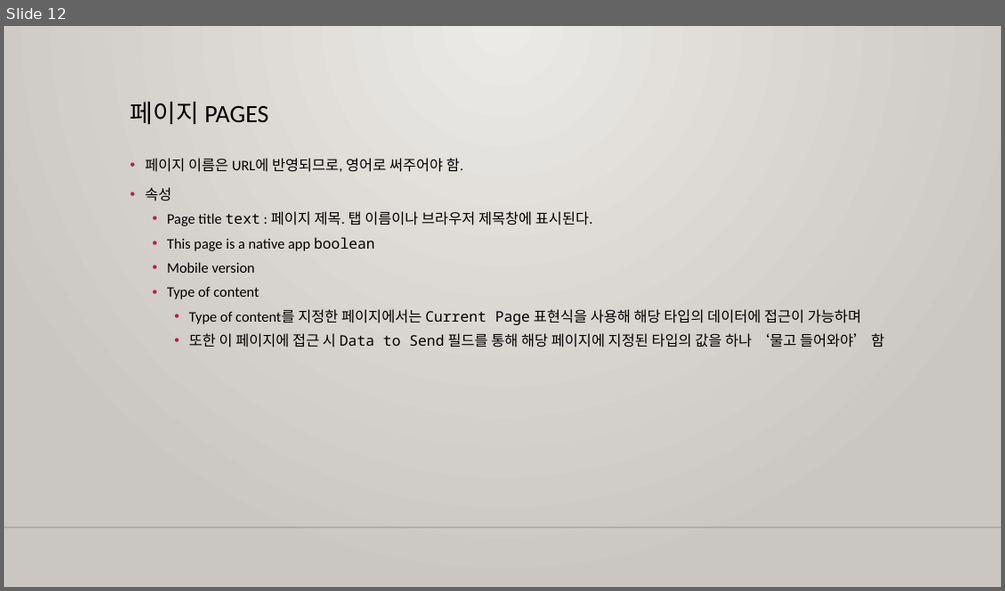
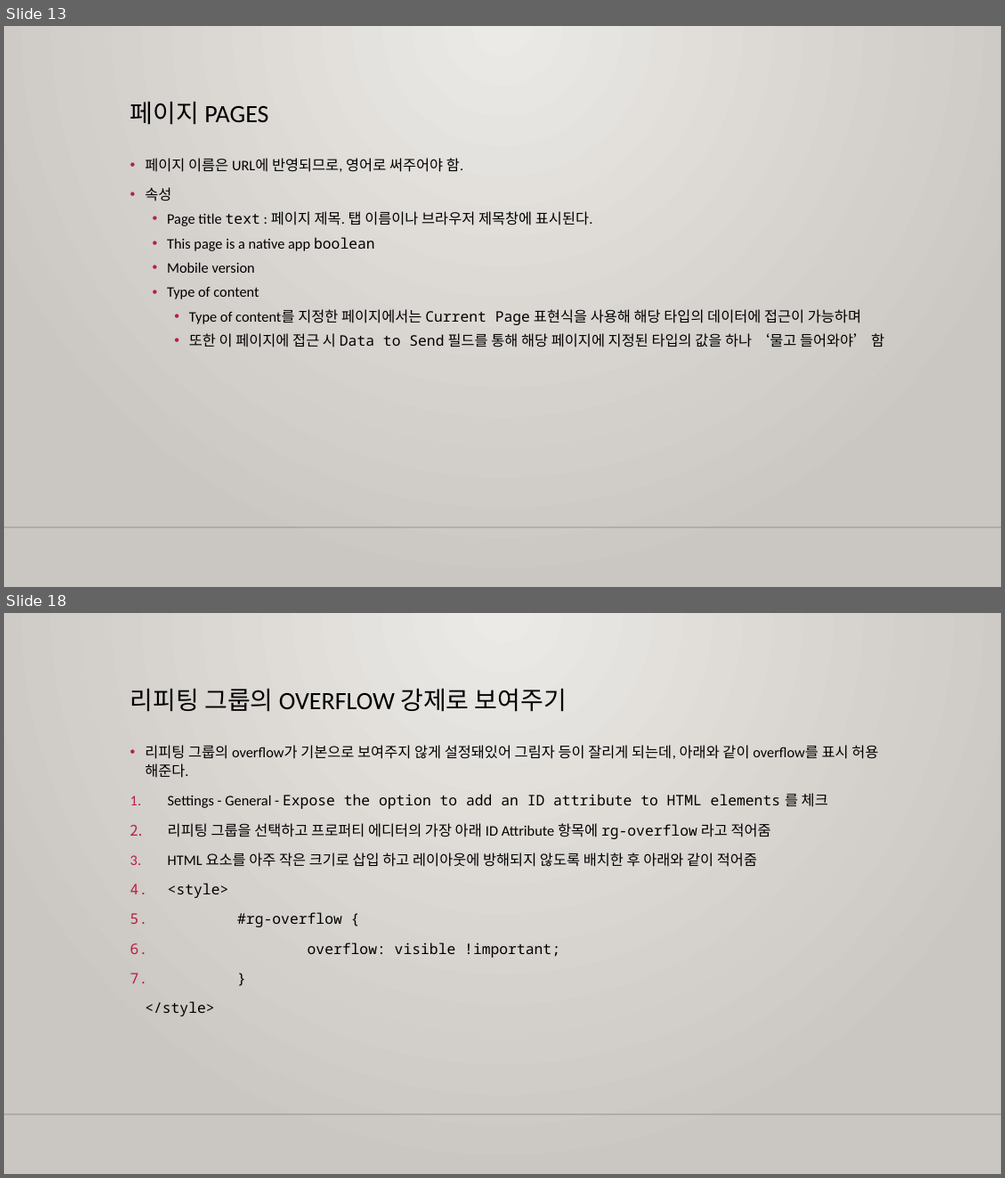
Before and after one commit to m00nlygreat/obsidian-vault, a slide deck: 노코드 엔지니어링/노코드 최강자 버블.pptx. Shown one above the other, each under a label of ours: slide 12 before the commit, slides 13 and 18 after it; the slides between them are not shown. The pictures are 1005x591 and 1005x1178 pixels, drawn with LibreOffice and Linux fonts; fonts in the diff are those of the drawing; background and template pictures are left out. Boxes give left, top, right and bottom in pixels: in the first picture for what was removed or moved away, otherwise in the second. Text is boxed around its words. In the diff, an @@ line names an element or a change of style, - is before the commit and + after.

```diff
--- a/노코드 엔지니어링/노코드 최강자 버블.pptx
+++ b/노코드 엔지니어링/노코드 최강자 버블.pptx
@@ slide 18 added at [4,613,1001,1174], background gradient #ECEAE7 to #CAC7C1; not listed: 1 template element that a slide beside it also shows @@
@@ title added at [130,689,566,712], 24 pt, text #000000 @@
+리피팅 그룹의 OVERFLOW 강제로 보여주기
@@ text added at [145,745,878,957], 14 pt, text #000000 @@
+• 리피팅 그룹의 overflow가 기본으로 보여주지 않게 설정돼있어 그림자 등이 잘리게 되는데, 아래와 같이 overflow를 표시 허용 해준다.
+1. Settings - General - Expose the option to add an ID attribute to HTML elements 를 체크
+2. 리피팅 그룹을 선택하고 프로퍼티 에디터의 가장 아래 ID Attribute 항목에 rg-overflow 라고 적어줌
+3. HTML 요소를 아주 작은 크기로 삽입 하고 레이아웃에 방해되지 않도록 배치한 후 아래와 같이 적어줌
+<style>
+#rg-overflow {
+overflow: visible !important;
+}
+</style>
@@ what was slide 12 is now slide 13 @@
```
Also in this commit, not shown: 5 other slides added, 1 other file.
